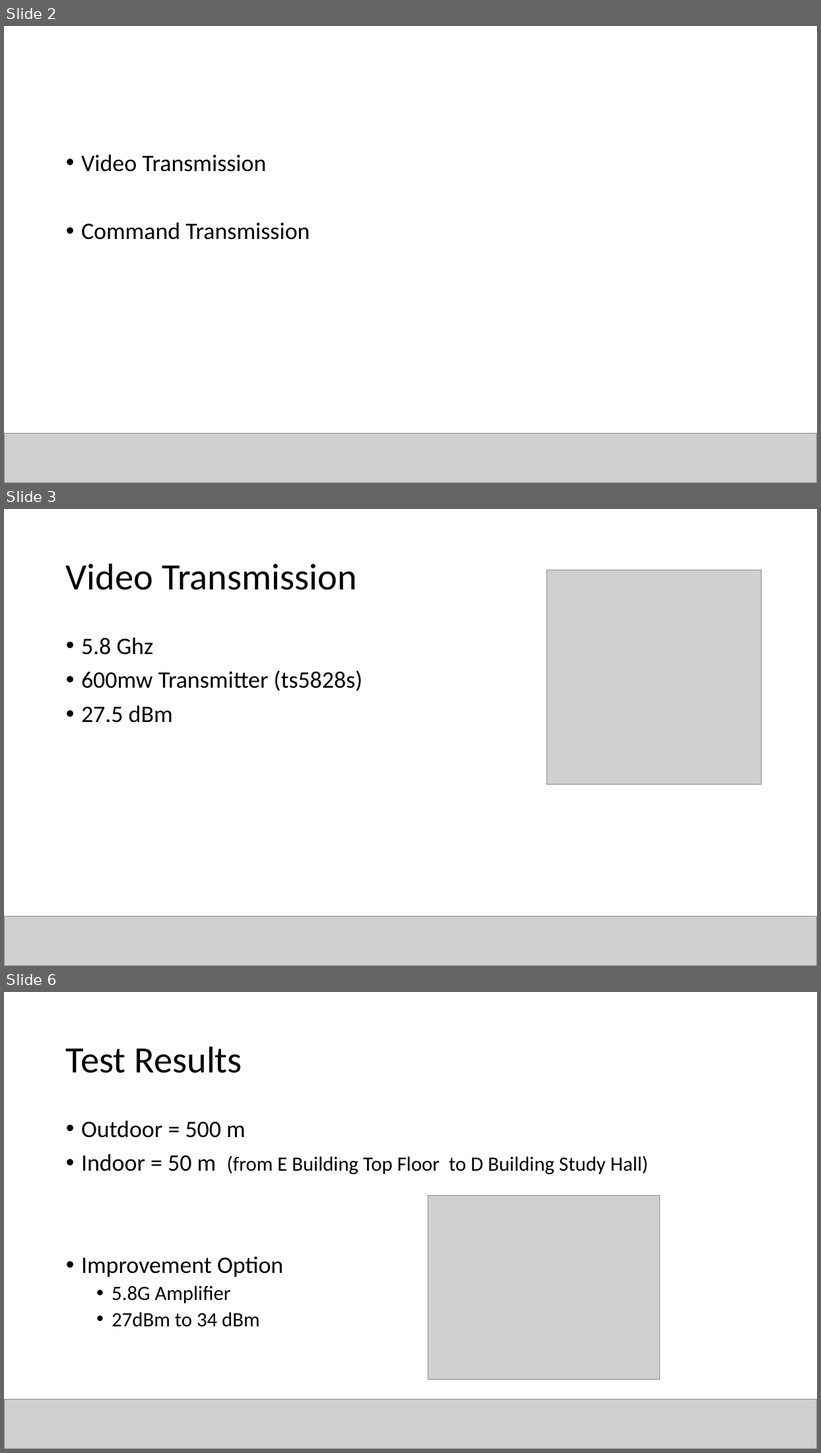
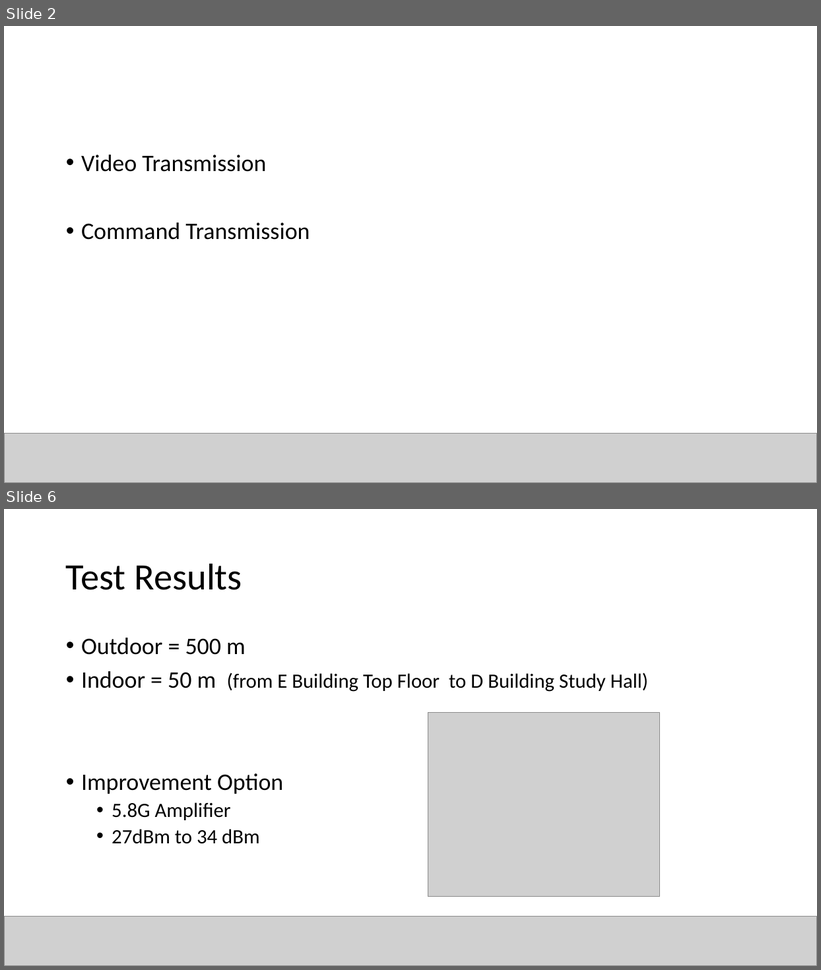
Before and after one commit to canerpotur/TROY-TECH, a slide deck: Troy Tech - Presentation/TROY - Kağan.pptx. Shown one above the other, each under a label of ours: slides 2, 3 and 6 before the commit, slides 2 and 6 after it; the slides between them are not shown. The pictures are 821x1453 and 821x970 pixels, drawn with LibreOffice and Linux fonts; fonts in the diff are those of the drawing; grey boxes stand for pictures. Boxes give left, top, right and bottom in pixels: in the first picture for what was removed or moved away, otherwise in the second. Text is boxed around its words. In the diff, an @@ line names an element or a change of style, - is before the commit and + after.

```diff
--- a/Troy Tech - Presentation/TROY - Kağan.pptx
+++ b/Troy Tech - Presentation/TROY - Kağan.pptx
@@ slide 3 removed at box(4, 509, 817, 966), background #FFFFFF @@
@@ title removed at box(66, 563, 357, 590) @@
-Video Transmission
@@ picture removed at box(547, 570, 762, 785) @@
@@ text removed at box(81, 638, 363, 723) @@
-• 5.8 Ghz
-• 600mw Transmitter (ts5828s)
-• 27.5 dBm
@@ picture removed at box(4, 917, 817, 966) @@
```
Also in this commit, not shown: 5 slides changed, 3 slides added, 5 other slides removed.
